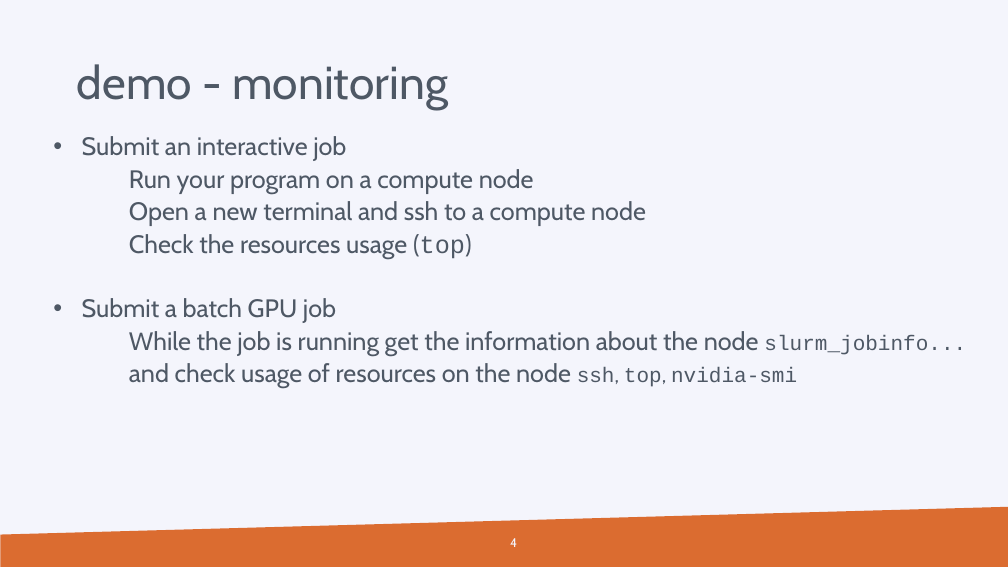
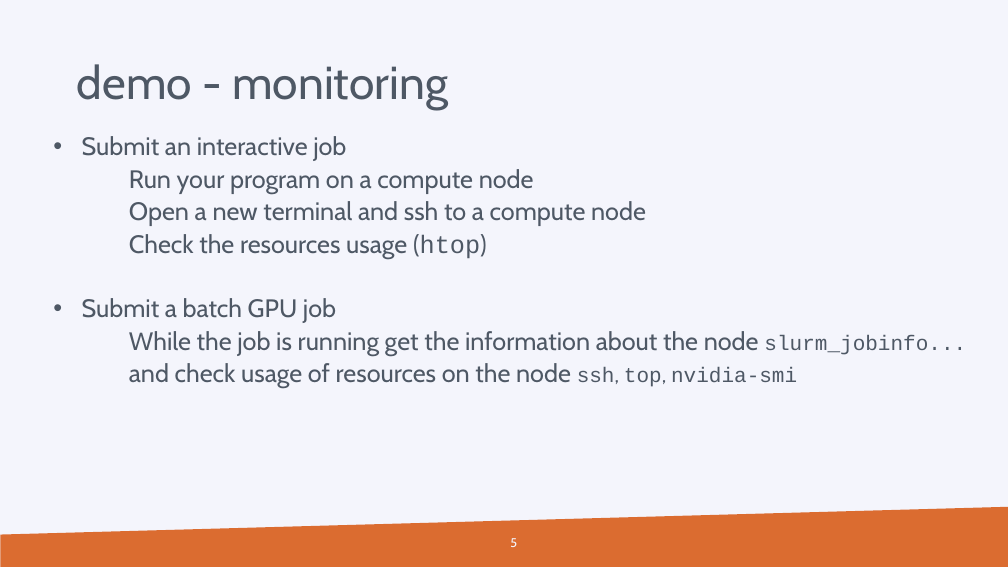
Before and after one commit to hpcleuven/HPC-intro, a slide deck: slide 5 of VSCintro-demo-slurm.pptx (slide 4 before the commit). Drawn at 1008x567 pixels with LibreOffice and Linux fonts; fonts in the diff are those of the drawing; background and template pictures are left out. Boxes give left, top, right and bottom in pixels: in the first picture for what was removed or moved away, otherwise in the second. Text is boxed around its words. In the diff, an @@ line names an element or a change of style, - is before the commit and + after.

```diff
--- a/VSCintro-demo-slurm.pptx
+++ b/VSCintro-demo-slurm.pptx
@@ text at (129,234,487,259): text changed @@
-    Check the resources usage (top)
+    Check the resources usage (htop)
@@ page number at (510,538,517,547): text changed @@
-4
+5
```
Also in this commit, not shown: 2 other slides changed.
